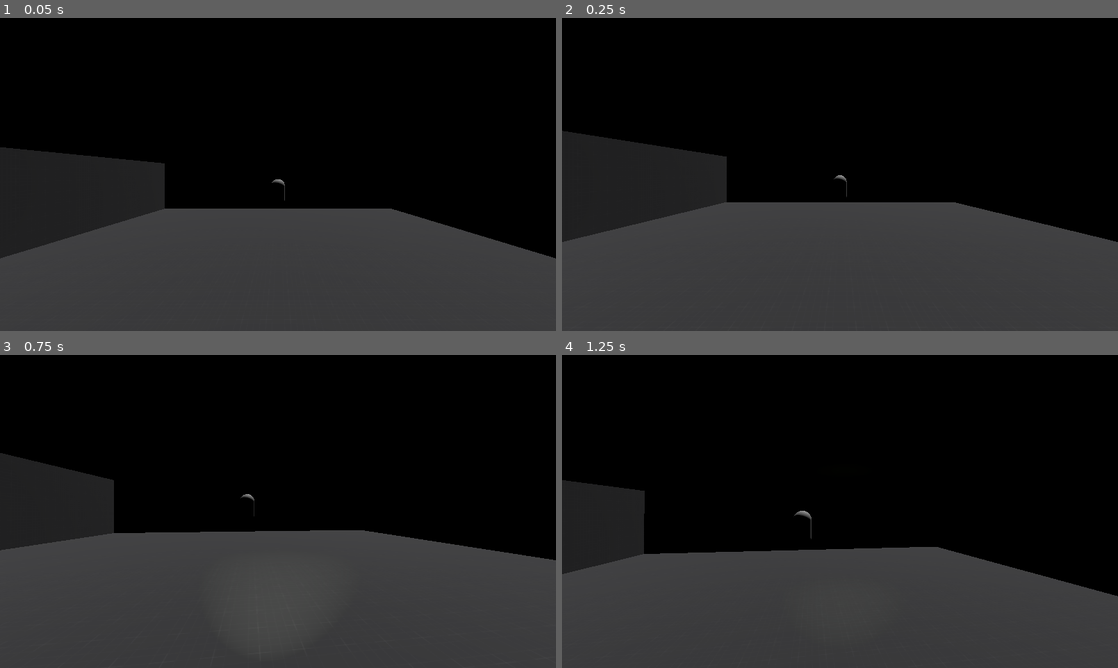
Above: before the commit, frames 1-4 (two rows, left to right).
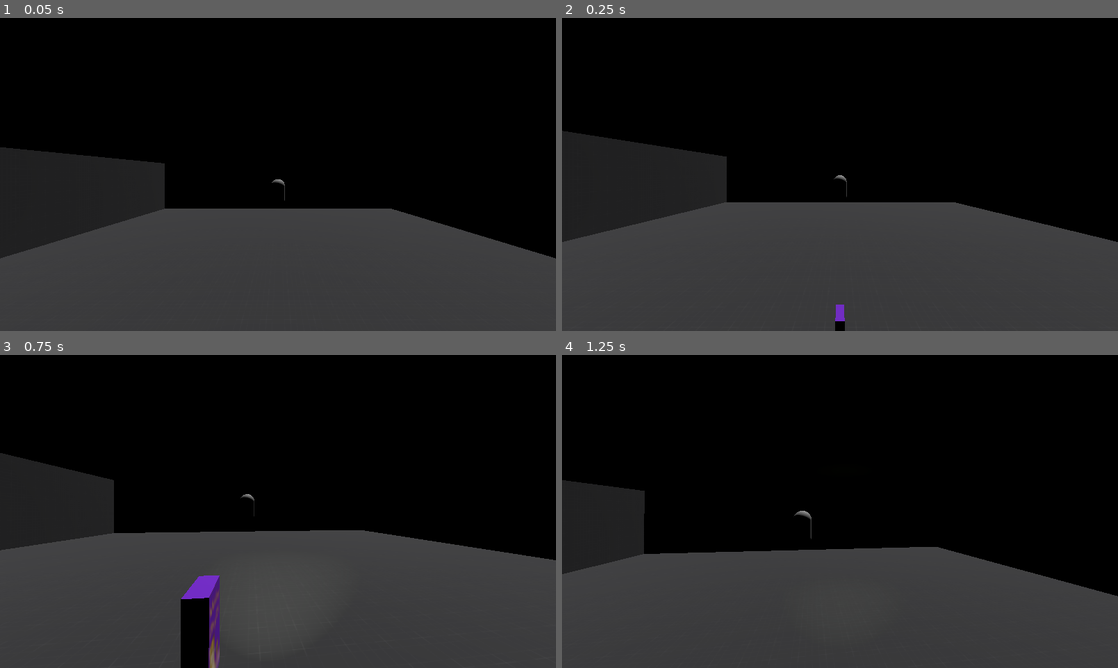
Above: after the commit, the same moments.

Repository: DrOtter3000/EscapeTheDingoDen
Game: Godot game, scene res://Levels/basic_level.tscn
Two runs of this game, one before a commit and one after it. Both use one fixed random seed, a clock stepped at 60 frames per second and the inputs below.
Inputs (mouse positions are in pixels of both pictures, inside the frame that each line leads up to):
- Up to frame 1 (0.05 s): no input
- Up to frame 2 (0.25 s): no input
- Up to frame 3 (0.75 s): tap Enter (ui_accept) at 0.5 s; move the mouse to (305, 511) at 0.52 s; hold W (forward) from 0.53 s (still down); tap F (flashlight) at 0.6 s
- Up to frame 4 (1.25 s): keep holding W (forward); tap Space (jump) at 0.77 s

Frame 1 is identical in both runs. In frame 2, 0.1% of the frame differs, in the area x 49-51%, y 91-100%; in frame 3, 1.9%, in the area x 32-40%, y 70-100%; in frame 4, nothing differs.

Commit message:
add Assets Folder

Diff:
--- a/Enemies/melee_basic.tscn
+++ b/Enemies/melee_basic.tscn
@@ -12,6 +12,21 @@
 [sub_resource type="BoxMesh" id="BoxMesh_7io3y"]
 material = SubResource("StandardMaterial3D_e64uo")
 size = Vector3(0.2, 0.2, 1)
+
+[sub_resource type="Animation" id="Animation_didpv"]
+length = 0.001
+tracks/0/type = "value"
+tracks/0/imported = false
+tracks/0/enabled = true
+tracks/0/path = NodePath("MeshInstance3D/MeshInstance3D:position")
+tracks/0/interp = 1
+tracks/0/loop_wrap = true
+tracks/0/keys = {
+"times": PackedFloat32Array(0),
+"transitions": PackedFloat32Array(1),
+"update": 0,
+"values": [Vector3(0, 0.487, 0.315)]
+}
 
 [sub_resource type="Animation" id="Animation_s7ria"]
 resource_name = "attack"
@@ -42,21 +57,6 @@
 "values": [Vector3(0, 0.487, 0.315), Vector3(0, 0.487, 0.5)]
 }
 
-[sub_resource type="Animation" id="Animation_didpv"]
-length = 0.001
-tracks/0/type = "value"
-tracks/0/imported = false
-tracks/0/enabled = true
-tracks/0/path = NodePath("MeshInstance3D/MeshInstance3D:position")
-tracks/0/interp = 1
-tracks/0/loop_wrap = true
-tracks/0/keys = {
-"times": PackedFloat32Array(0),
-"transitions": PackedFloat32Array(1),
-"update": 0,
-"values": [Vector3(0, 0.487, 0.315)]
-}
-
 [sub_resource type="AnimationLibrary" id="AnimationLibrary_2u2hj"]
 _data = {
 "RESET": SubResource("Animation_didpv"),
--- a/Levels/basic_level.tscn
+++ b/Levels/basic_level.tscn
@@ -1,8 +1,9 @@
-[gd_scene load_steps=6 format=3 uid="uid://cxnhpjpe4wjct"]
+[gd_scene load_steps=7 format=3 uid="uid://cxnhpjpe4wjct"]
 
 [ext_resource type="PackedScene" uid="uid://cley0ul24idnj" path="res://Player/player.tscn" id="1_yw43a"]
 [ext_resource type="Texture2D" uid="uid://dkeq5o8vsb6di" path="res://Levels/texture_02.png" id="2_an4bc"]
 [ext_resource type="PackedScene" uid="uid://dl36sjhgi44rq" path="res://Enemies/melee_basic.tscn" id="2_coc0r"]
+[ext_resource type="PackedScene" uid="uid://bu2x06akv8lbv" path="res://Assets/WhiskeyDingOs.glb" id="4_sfrvh"]
 
 [sub_resource type="NavigationMesh" id="NavigationMesh_wrxau"]
 vertices = PackedVector3Array(-9.25, 0, -9.25, -9.25, 0, 9.25, 9.5, 0, 9.25, 9.5, 0, -9.25)
@@ -35,3 +36,6 @@
 flip_faces = true
 size = Vector3(20, 4, 20)
 material = SubResource("StandardMaterial3D_q7vxy")
+
+[node name="WhiskeyDingOs" parent="NavigationRegion3D/SpawnRoom" instance=ExtResource("4_sfrvh")]
+transform = Transform3D(1, 0, 0, 0, 1, 0, 0, 0, 1, 0, -0.832983, 6.3621)
Binary file added: Assets/WhiskeyDingOs.glb
Not shown, added: Assets/WhiskeyDingOs.glb.import
Binary file added: Assets/WhiskeyDingOs_WhiskeyDingosFlakesFullPack.png
Not shown, added: Assets/WhiskeyDingOs_WhiskeyDingosFlakesFullPack.png.import
